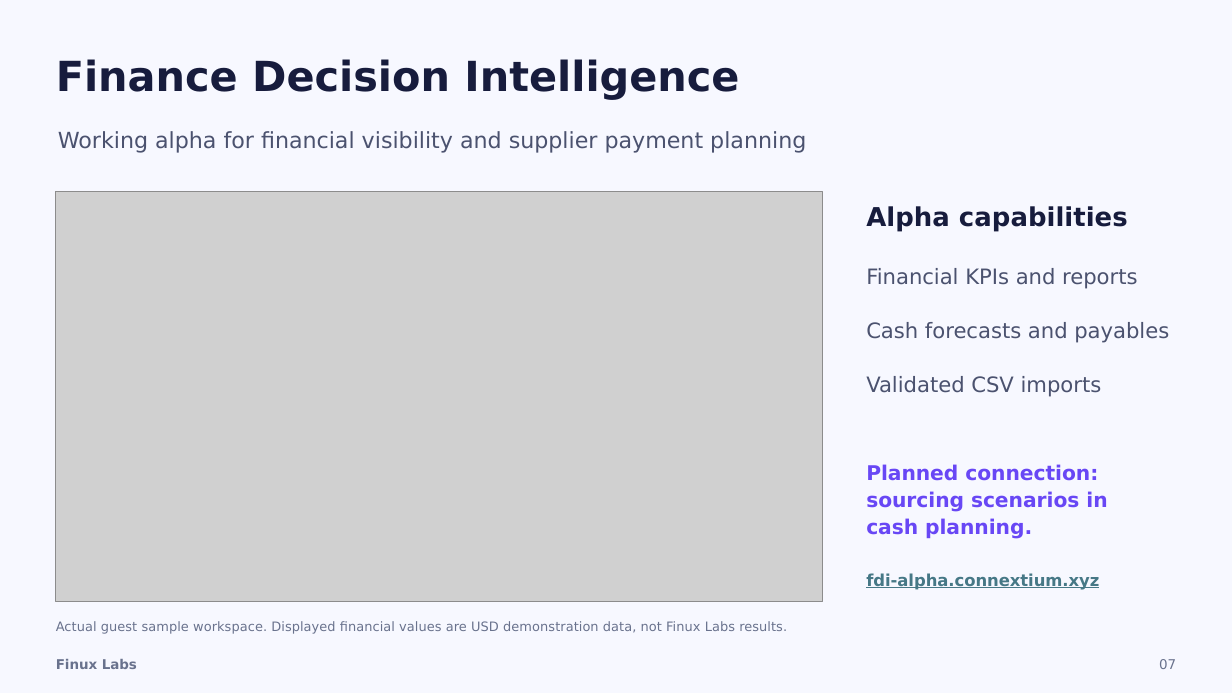
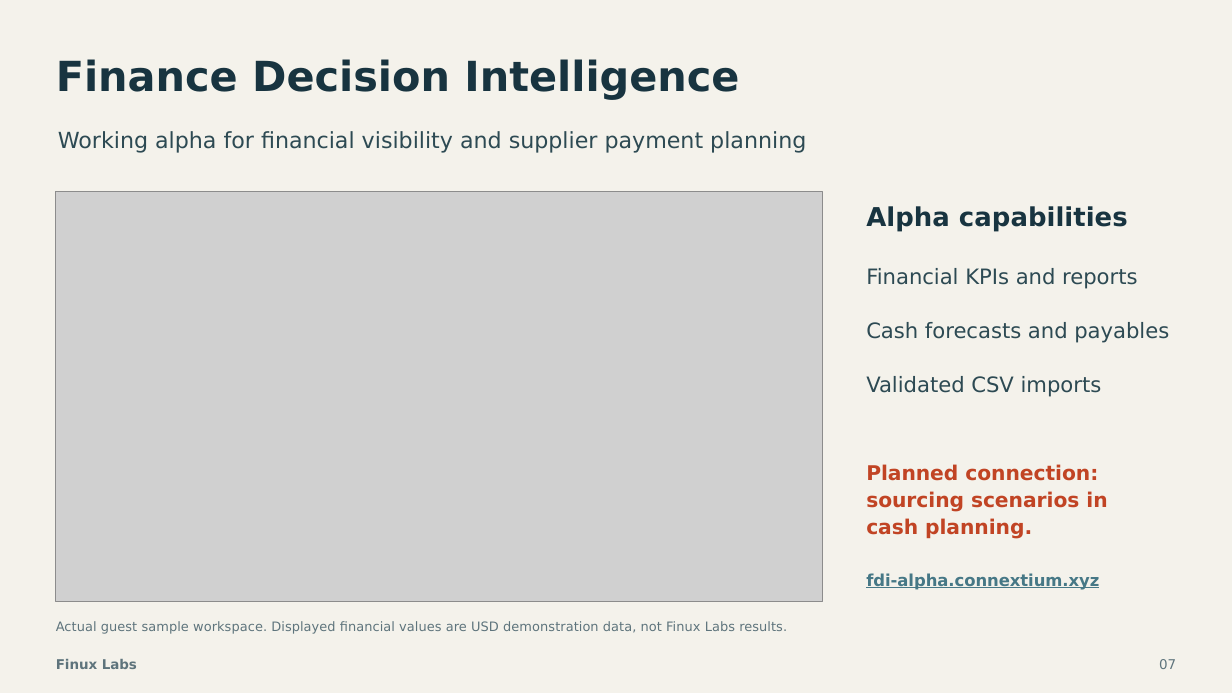
Before and after one commit to finuxlabs/FinuxLabs.github.io, a slide deck: slide 7 of docs/publish/pitch-agentic-procurement/Finux-Labs-Procurement-AI-Pitch-15-Slides.pptx. Drawn at 1232x693 pixels with LibreOffice and Linux fonts; fonts in the diff are those of the drawing; grey boxes stand for pictures. Boxes give left, top, right and bottom in pixels: in the first picture for what was removed or moved away, otherwise in the second. Text is boxed around its words. In the diff, an @@ line names an element or a change of style, - is before the commit and + after.

```diff
--- a/docs/publish/pitch-agentic-procurement/Finux-Labs-Procurement-AI-Pitch-15-Slides.pptx
+++ b/docs/publish/pitch-agentic-procurement/Finux-Labs-Procurement-AI-Pitch-15-Slides.pptx
@@ background #F7F8FF to #F4F2EB @@
@@ text "Finance Decision Intelligence" at [56, 59, 739, 100]: text colour #171C3D to #183440 @@
@@ text "Working alpha for financial visibility ..." at [58, 131, 806, 153]: text colour #4B526F to #2D4A53 @@
@@ text "Alpha capabilities" at [866, 206, 1128, 231]: text colour #171C3D to #183440 @@
@@ text "Financial KPIs and reports" at [866, 268, 1169, 397]: text colour #4B526F to #2D4A53 @@
@@ text "Planned connection:" at [866, 464, 1107, 539]: text colour #6847F5 to #C14424 @@
@@ text colour #69728D to #5E747C in 3 elements at [56, 659, 137, 669], [1159, 659, 1176, 669], [56, 621, 787, 634] @@
```
Also in this commit, not shown: 15 other slides changed, 2 other files.
